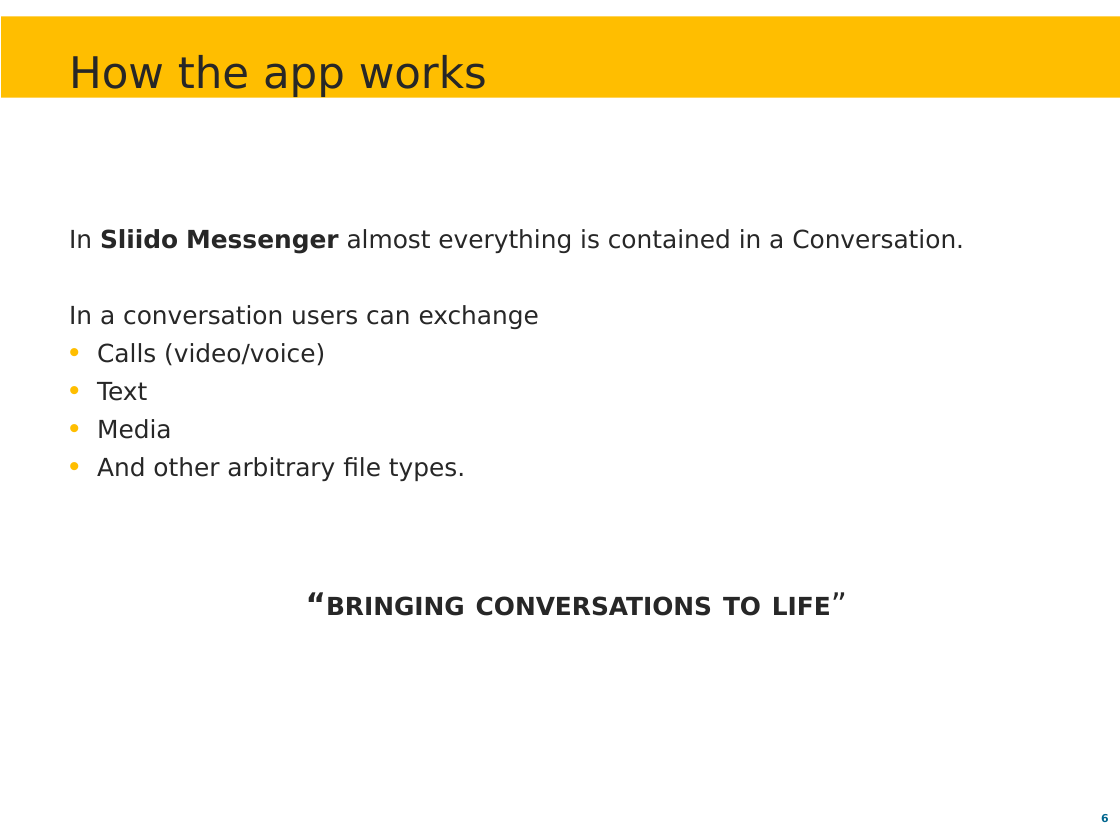
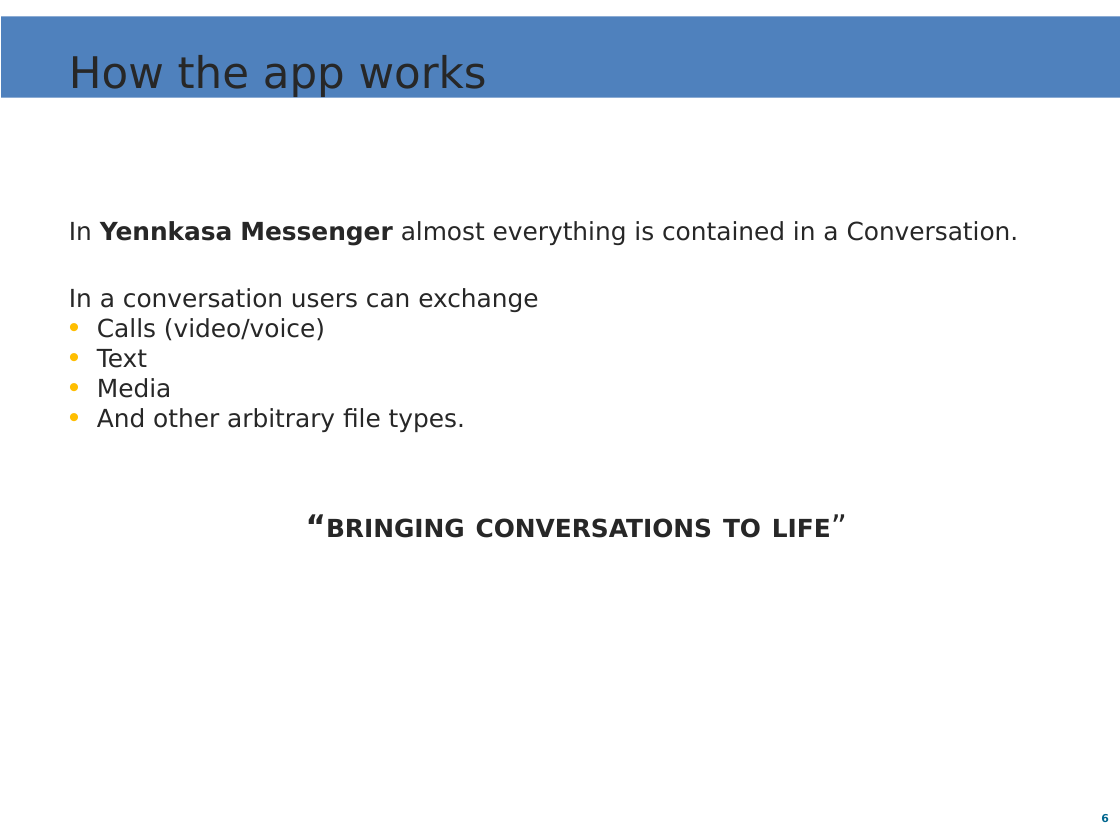
Before and after one commit to yaaminu/yennkasa-android, a slide deck: slide 6 of app-challenge presentation.pptx. Drawn at 1120x840 pixels with LibreOffice and Linux fonts; fonts in the diff are those of the drawing; background and template pictures are left out. Boxes give left, top, right and bottom in pixels: in the first picture for what was removed or moved away, otherwise in the second. Text is boxed around its words. In the diff, an @@ line names an element or a change of style, - is before the commit and + after.

```diff
--- a/app-challenge presentation.pptx
+++ b/app-challenge presentation.pptx
@@ rectangle at [1, 17, 1120, 99]: fill #FFBE00 to #4F81BD @@
@@ text at [69, 221, 1019, 246]: text changed @@
-In Sliido Messenger almost everything is contained in a Conversation.
+In Yennkasa Messenger almost everything is contained in a Conversation.
@@ text at [69, 288, 831, 538]: less space between paragraphs @@
```
Also in this commit, not shown: 12 other slides changed, 16 other files.
